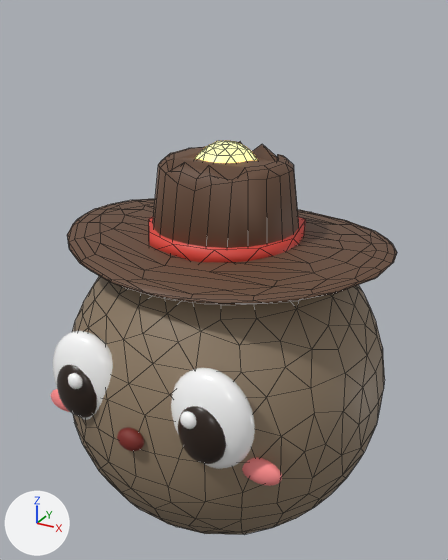
The FBX model assets/critters/SteamboatSloth.fbx, before and after one commit.
Both versions are drawn from a 50 mm lens placed at (1.63, -2.98, 3.1), pointed at (-0.02, 0.01, 1.6). Arrows for +X, +Y and +Z are at lower left; the lights stay in place. The picture after the commit comes second. Mesh edges are drawn as thin lines on the coarser meshes. Where no turn or scale is listed for an object, it has been applied to the vertices.

In view in the first picture: 'Body', 'Cheek', 'EyeWhite', 'Glow', 'Hat', 'HatBand', 'Ink' and 1 more.
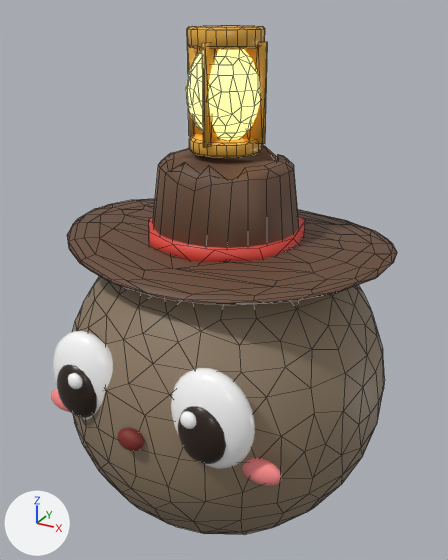
The change, as a diff of the scene's bpy script:
```diff
--- a/assets/critters/SteamboatSloth.fbx.py
+++ b/assets/critters/SteamboatSloth.fbx.py
@@ mat_brass @@
+mat_brass = principled_material('Brass')
+mat_brass.base_color = (0.761, 0.397, 0.0437)  # orange #e2a93b
+mat_brass.roughness = 0.3
@@ me_cylinder_001 @@
 # used by ob_hatband; location = (0.0, 0.0, 1.92)
-me_cylinder_001.from_pydata(...)  # 21 vertices, 23 faces; spans x -0.448..0.448, y -0.448..0.448, z -0.05..0.05
+me_cylinder_001.from_pydata(...)  # 19 vertices, 21 faces; spans x -0.448..0.448, y -0.448..0.448, z -0.05..0.05
+# me_cylinder_001 part 3
+# 4 vertices are removed from x -0.353..0.423, y -0.353..0.423, z -0.05..0.05
+# 11 faces are deleted
+# 2 vertices are added at (0.382, -0.271, -0.05), (-0.271, 0.382, 0.05)
+# 9 new faces join them
 me_cylinder_001.materials.append(mat_hatband)
@@ me_sphere_012 @@
 # used by ob_hat; location = (0.0, 0.0, 1.84)
-me_sphere_012.from_pydata(...)  # 396 vertices, 525 faces; spans x -0.96..0.96, y -0.79..0.79, z -0.07..0.53
+me_sphere_012.from_pydata(...)  # 374 vertices, 506 faces; spans x -0.96..0.96, y -0.79..0.79, z -0.07..0.53
+# me_sphere_012 part 5
+# 44 vertices are removed from x -0.94..0.94, y -0.78..0.78, z -0.03..0.08
+# 130 faces are deleted
+# 22 vertices are added at x -0.93..0.93, y -0.78..0.78, z -0.02..0.08
+# 111 new faces join them
 me_sphere_012.materials.append(mat_hat)
@@ me_sphere @@
 # used by ob_body; location = (0.0, 0.0, 1.0)
-me_sphere.from_pydata(...)  # 458 vertices, 691 faces; spans x -0.98..0.98, y -0.98..0.98, z -0.99..0.99
+me_sphere.from_pydata(...)  # 432 vertices, 666 faces; spans x -0.98..0.98, y -0.98..0.98, z -0.99..0.99
+# me_sphere part 4
+# 72 vertices are removed from x -0.83..0.94, y -0.93..0.83, z -0.98..0.98
+# 238 faces are deleted
+# 6 vertices move from x -0.56..-0.27, y -0.27..0.23, z -0.91..0.91 to x -0.53..-0.24, y -0.3..0.26, z -0.96..0.91
+# 46 vertices are added at x -0.82..0.93, y -0.91..0.82, z -0.98..0.98
+# 213 new faces join them
 me_sphere.materials.append(mat_body)
@@ me_sphere_013 @@
 # used by ob_glow; location = (0.0, 0.0, 2.12); scale = (0.25, 0.25, 0.32)
-me_sphere_013.from_pydata(...)  # 200 vertices, 313 faces; spans x -0.95..0.95, y -0.95..0.95, z -0.98..0.98
+me_sphere_013.from_pydata(...)  # 189 vertices, 298 faces; spans x -0.95..0.95, y -0.95..0.95, z -0.98..0.98
+# me_sphere_013 part 1: 5 vertices moved from x -0.23..0.41, y -0.47..0.51, z -0.95..-0.81 to x -0.21..0.38, y -0.38..0.5, z -0.95..-0.81; 31 vertices removed from x -0.79..0.73, y -0.77..0.62, z -0.95..-0.19; 22 vertices added at x -0.79..0.66, y -0.72..0.55, z -0.95..-0.32
+# me_sphere_013 part 2: 2 vertices moved from x -0.21..-0.06, y -0.64..0.53, z 0.69..0.81 to x -0.26..0.12, y -0.62..0.36, z 0.69..0.9; 26 vertices removed from x -0.44..0.79, y -0.53..0.67, z 0.54..0.95; 24 vertices added at x -0.44..0.76, y -0.53..0.64, z 0.54..0.95
 me_sphere_013.materials.append(mat_glow)
@@ me_cylinder_002 @@
+me_cylinder_002.from_pydata(...)  # 192 vertices, 194 faces; spans x -0.234..0.234, y -0.234..0.234, z -0.579..0.049
+me_cylinder_002.materials.append(mat_brass)  # orange #e2a93b
@@ ob_glow @@
 ob_glow = bpy.data.objects.new('Glow', me_sphere_013)
-ob_glow.location = (0.0, 0.0, 2.12)
-ob_glow.scale = (0.25, 0.25, 0.32)
+ob_glow.location = (0.0, 0.0, 2.69)
+ob_glow.scale = (0.22, 0.22, 0.27)
@@ ob_brass @@
+ob_brass = bpy.data.objects.new('Brass', me_cylinder_002)
+ob_brass.location = (0.0, 0.0, 2.96)
```

What differs and where, as boxes [x1, y1, x2, y2] in the pictures (448 x 560 px; the box of a moved part takes in the faces that stretch with it):
'Hat', reshaped: before [67, 142, 397, 305]; after [67, 144, 397, 305]
'Glow', reshaped, moved, rescaled: before [195, 141, 257, 163]; after [186, 49, 260, 140]
'Brass', added (orange): after [187, 26, 268, 158]
'HatBand', reshaped: before [149, 216, 306, 263]; after [149, 216, 306, 262]
part 1 of me_sphere_013, moved or reshaped (not visible before): after [192, 92, 254, 140]
part 2 of me_sphere_013, moved or reshaped: before [195, 141, 257, 163]; after [193, 49, 258, 73]
part 4 of me_sphere, moved or reshaped: [72, 282, 383, 532] in both
part 5 of me_sphere_012, moved or reshaped: [74, 199, 397, 304] in both
